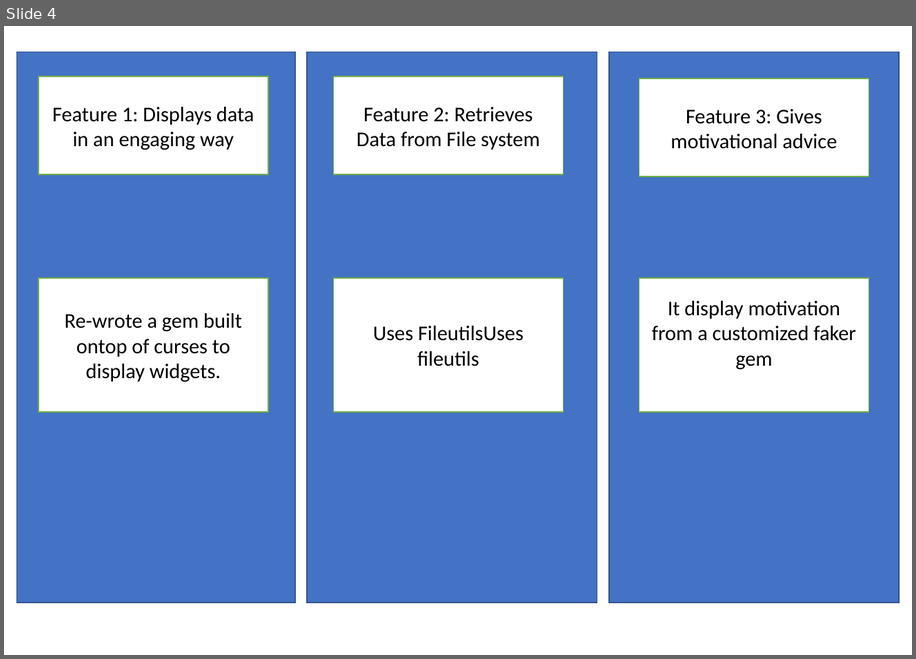
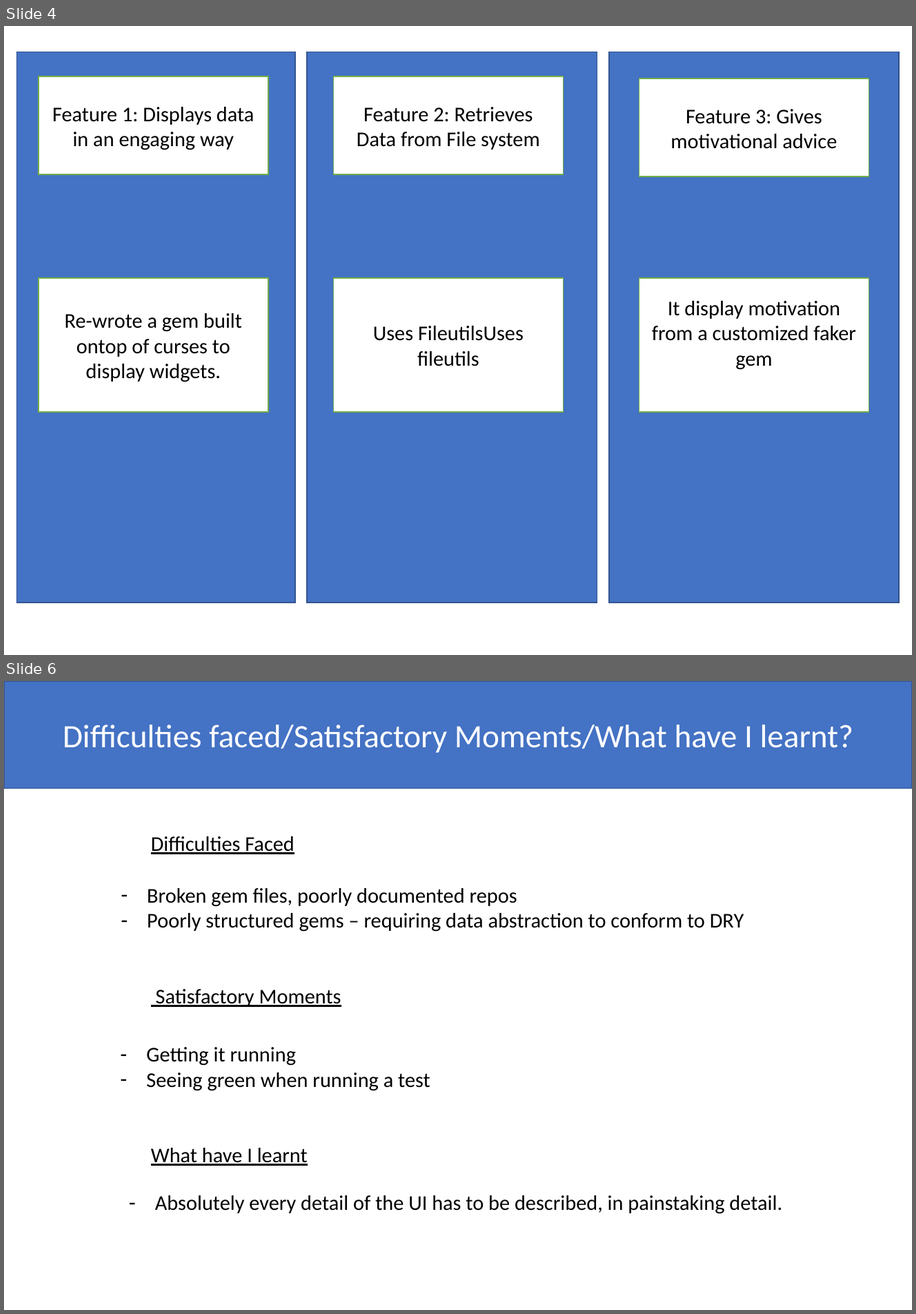
Before and after one commit to s3477631/terminalassignment, a slide deck: DOCS/terminalapp_presentation.pptx. Shown one above the other, each under a label of ours: slide 4 before the commit, slides 4 and 6 after it; the slides between them are not shown. The pictures are 916x659 and 916x1314 pixels, drawn with LibreOffice and Linux fonts; fonts in the diff are those of the drawing. Boxes give left, top, right and bottom in pixels: in the first picture for what was removed or moved away, otherwise in the second. Text is boxed around its words. In the diff, an @@ line names an element or a change of style, - is before the commit and + after.

Commit message:
updated powerpoint presentation

```diff
--- a/DOCS/terminalapp_presentation.pptx
+++ b/DOCS/terminalapp_presentation.pptx
@@ slide 6 added at [4, 681, 912, 1310], background #FFFFFF @@
@@ rectangle added at [4, 681, 912, 789], fill #4472C4, outline #325491 1 pt, 28 pt, text #FFFFFF @@
+Difficulties faced/Satisfactory Moments/What have I learnt?
@@ text added at [151, 836, 294, 854], 18 pt, text #000000, underline @@
+Difficulties Faced
@@ text added at [147, 888, 744, 931], 18 pt, text #000000 @@
+– Broken gem files, poorly documented repos
+– Poorly structured gems – requiring data abstraction to conform to DRY
@@ text added at [156, 989, 341, 1007], 18 pt, text #000000, underline @@
+Satisfactory Moments
@@ text added at [146, 1047, 430, 1091], 18 pt, text #000000 @@
+– Getting it running
+– Seeing green when running a test
@@ text added at [151, 1147, 308, 1165], 18 pt, text #000000, underline @@
+What have I learnt
@@ text added at [155, 1195, 782, 1214], 18 pt, text #000000 @@
+– Absolutely every detail of the UI has to be described, in painstaking detail.
```
Also in this commit, not shown: 2 other slides added, 3 other files.
